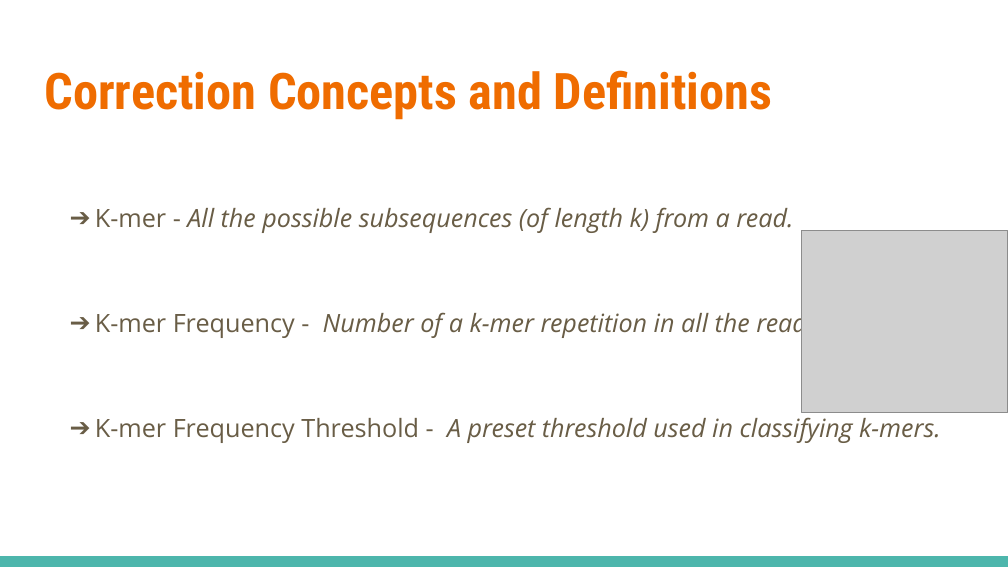
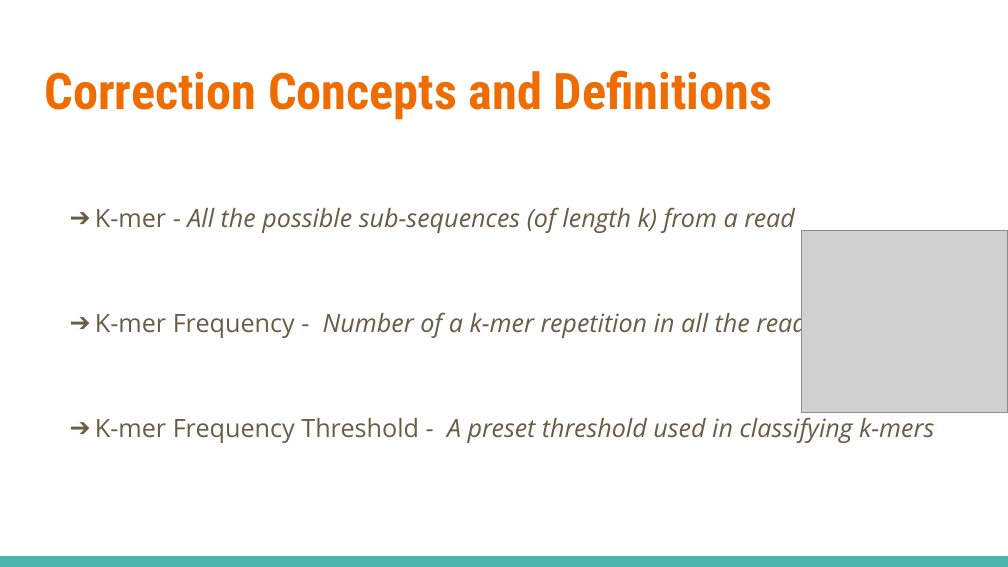
Before and after one commit to salmagomaa/masters-seminar, a slide deck: slide 22 of Presentation/DNA_Seq_Error_Corr_Alg.odp. Drawn at 1008x567 pixels with LibreOffice and Linux fonts; fonts in the diff are those of the drawing; grey boxes stand for pictures. Boxes give left, top, right and bottom in pixels: in the first picture for what was removed or moved away, otherwise in the second. Text is boxed around its words. In the diff, an @@ line names an element or a change of style, - is before the commit and + after.

```diff
--- a/Presentation/DNA_Seq_Error_Corr_Alg.odp
+++ b/Presentation/DNA_Seq_Error_Corr_Alg.odp
@@ text at (x1=95, y1=207, x2=934, y2=443): text changed @@
-➔ K-mer - All the possible subsequences (of length k) from a read.
-➔ K-mer Frequency - Number of a k-mer repetition in all the reads.
-➔ K-mer Frequency Threshold - A preset threshold used in classifying k-mers.
+➔ K-mer - All the possible sub-sequences (of length k) from a read
+➔ K-mer Frequency - Number of a k-mer repetition in all the reads
+➔ K-mer Frequency Threshold - A preset threshold used in classifying k-mers
```
Also in this commit, not shown: 21 other slides changed, 17 slides added, 27 other files.
